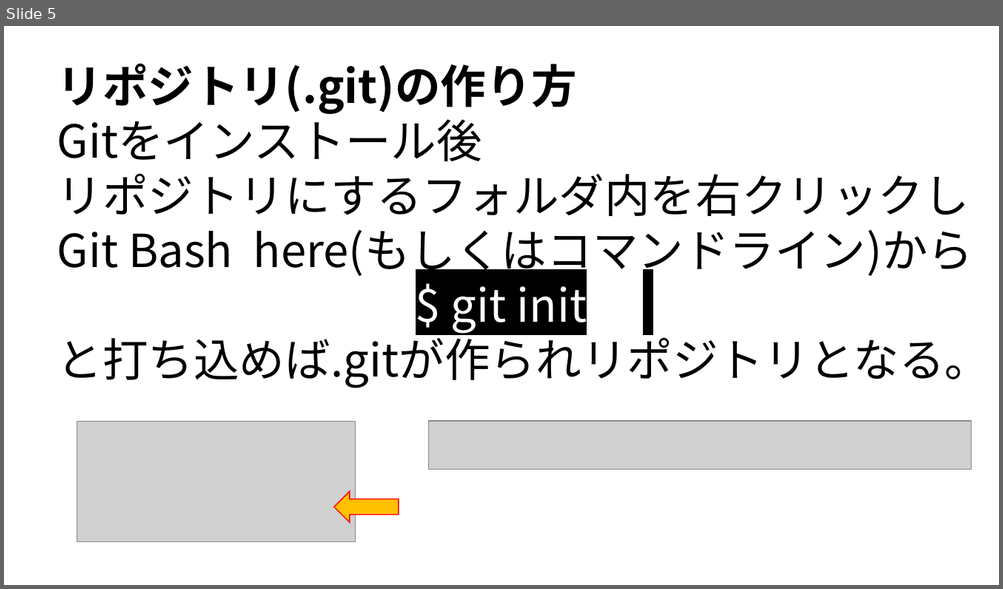
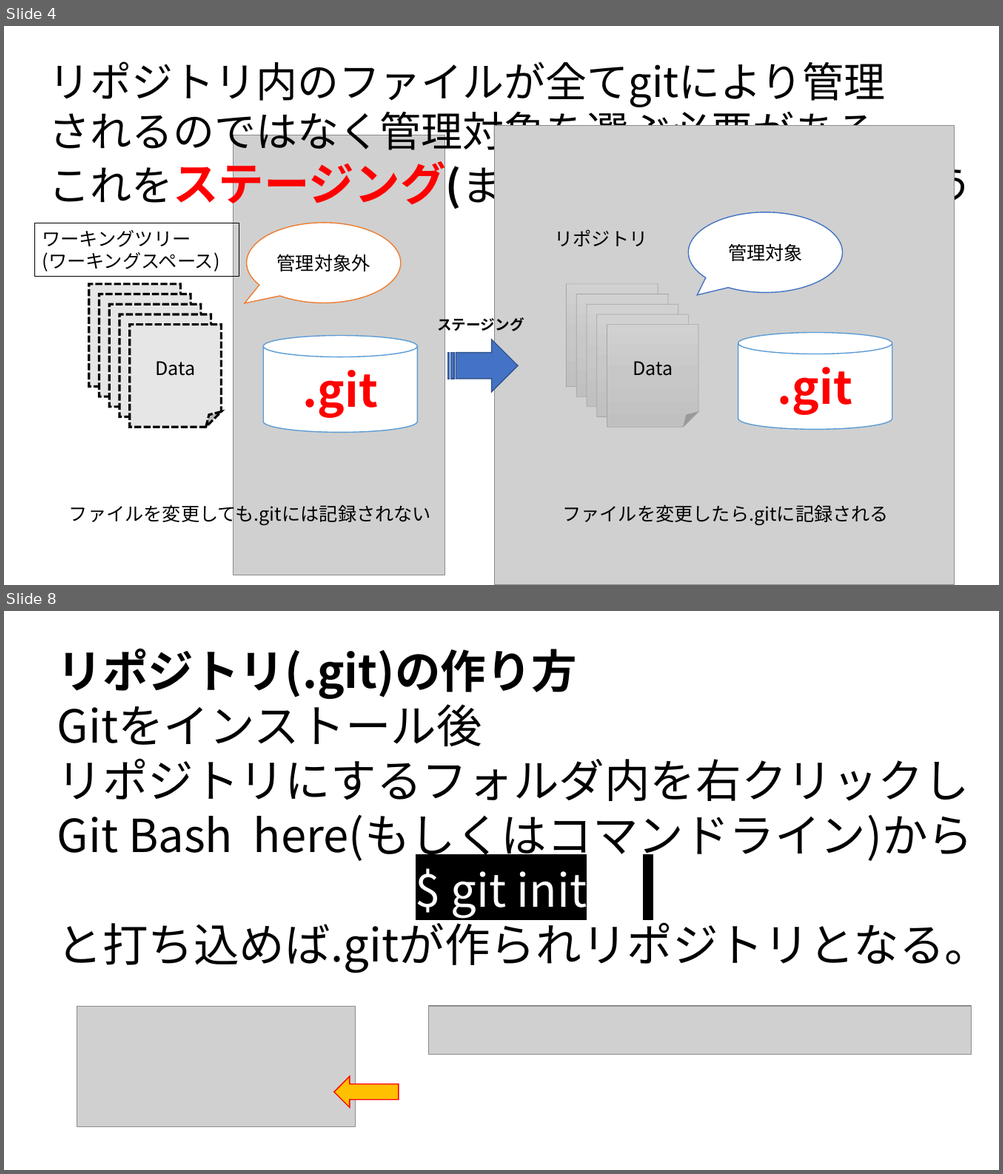
Before and after one commit to syalpon/master, a slide deck: git.pptx. Shown one above the other, each under a label of ours: slide 5 before the commit, slides 4 and 8 after it; the slides between them are not shown. The pictures are 1003x589 and 1003x1174 pixels, drawn with LibreOffice and Linux fonts; fonts in the diff are those of the drawing; grey boxes stand for pictures. Boxes give left, top, right and bottom in pixels: in the first picture for what was removed or moved away, otherwise in the second. Text is boxed around its words. In the diff, an @@ line names an element or a change of style, - is before the commit and + after.

```diff
--- a/git.pptx
+++ b/git.pptx
@@ slide 4 added at box(4, 26, 999, 585), background #FFFFFF @@
@@ text added at box(48, 62, 973, 212), 40 pt, text #000000 @@
+リポジトリ内のファイルが全てgitにより管理
+されるのではなく管理対象を選ぶ必要がある
+これをステージング(またはインデックス)という
@@ picture added at box(233, 136, 445, 576) @@
@@ picture added at box(494, 125, 954, 585) @@
@@ rectangle added at box(34, 224, 239, 277), outline #000000 0.75 pt, 18 pt, text #000000 @@
+ワーキングツリー(ワーキングスペース)
@@ speech bubble added at box(247, 223, 400, 304), fill #FFFFFF, outline #ED7D31 1 pt, 18 pt, text #000000 @@
+管理対象外
@@ speech bubble added at box(688, 212, 842, 293), fill #FFFFFF, outline #4472C4 1 pt, 18 pt, text #000000 @@
+管理対象
@@ text added at box(555, 230, 648, 247), 18 pt, text #000000 @@
+リポジトリ
@@ group added at box(89, 284, 221, 427): 5 folded corners @@
+Data
@@ cylinder added at box(263, 335, 417, 432), fill #FFFFFF, outline #5B9BD5 1 pt, 44 pt, text #FF0000, bold @@
+.git
@@ text added at box(437, 315, 523, 335), 14 pt, text #000000, bold @@
+ステージング
@@ group added at box(566, 284, 699, 427): 5 folded corners @@
+Data1
+Data1
+Data1
+Data
@@ cylinder added at box(738, 332, 892, 429), fill #FFFFFF, outline #5B9BD5 1 pt, 44 pt, text #FF0000, bold @@
+.git
@@ striped right arrow added at box(447, 340, 518, 392), fill #4472C4, outline #325491 1 pt @@
@@ text added at box(69, 502, 431, 526), 18 pt, text #000000 @@
+ファイルを変更しても.gitには記録されない
@@ text added at box(562, 506, 888, 526), 18 pt, text #000000 @@
+ファイルを変更したら.gitに記録される
@@ what was slide 5 is now slide 8 @@
```
Also in this commit, not shown: 4 slides changed, 8 other slides added, 2 slides removed.
